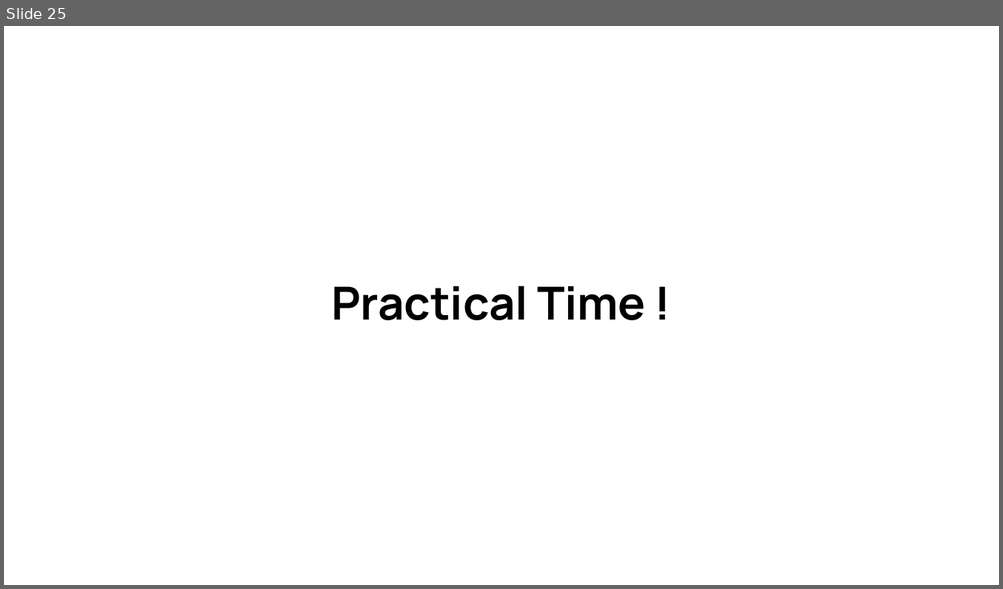
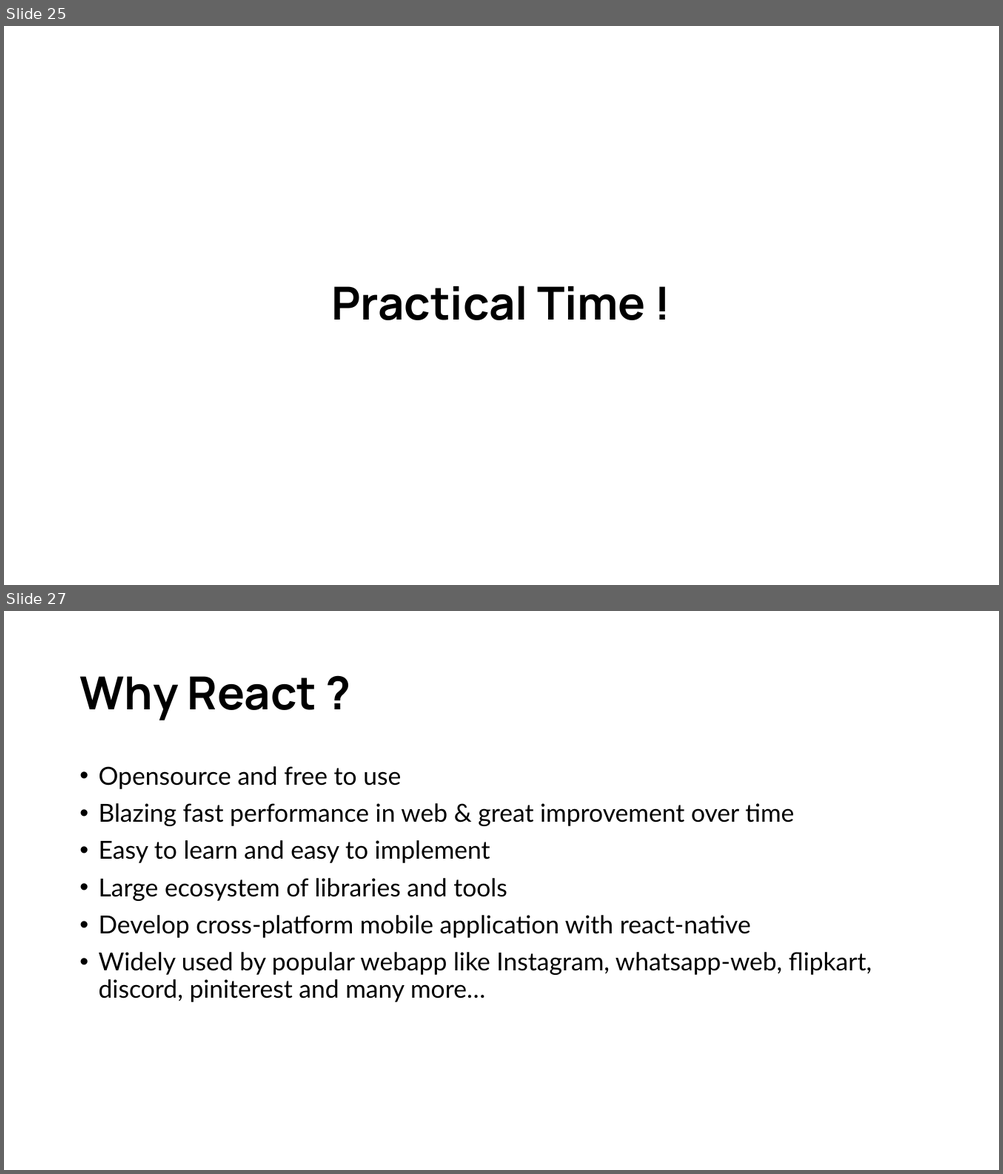
Before and after one commit to d33kshant/webdev-workshop, a slide deck: resources/workshop-presentation.pptx. Shown one above the other, each under a label of ours: slide 25 before the commit, slides 25 and 27 after it; the slides between them are not shown. The pictures are 1003x589 and 1003x1174 pixels, drawn with LibreOffice and Linux fonts; fonts in the diff are those of the drawing. Boxes give left, top, right and bottom in pixels: in the first picture for what was removed or moved away, otherwise in the second. Text is boxed around its words. In the diff, an @@ line names an element or a change of style, - is before the commit and + after.

```diff
--- a/resources/workshop-presentation.pptx
+++ b/resources/workshop-presentation.pptx
@@ slide 27 added at (4, 611, 999, 1170), background #FFFFFF @@
@@ title added at (79, 676, 317, 721), 44 pt, text #000000, bold @@
+Why React ?
@@ text added at (99, 766, 871, 1002), 24 pt, text #000000 @@
+• Opensource and free to use
+• Blazing fast performance in web & great improvement over time
+• Easy to learn and easy to implement
+• Large ecosystem of libraries and tools
+• Develop cross-platform mobile application with react-native
+• Widely used by popular webapp like Instagram, whatsapp-web, flipkart, discord, piniterest and many more…
```
Also in this commit, not shown: 5 slides changed, 5 other slides added, 1 slide removed.
